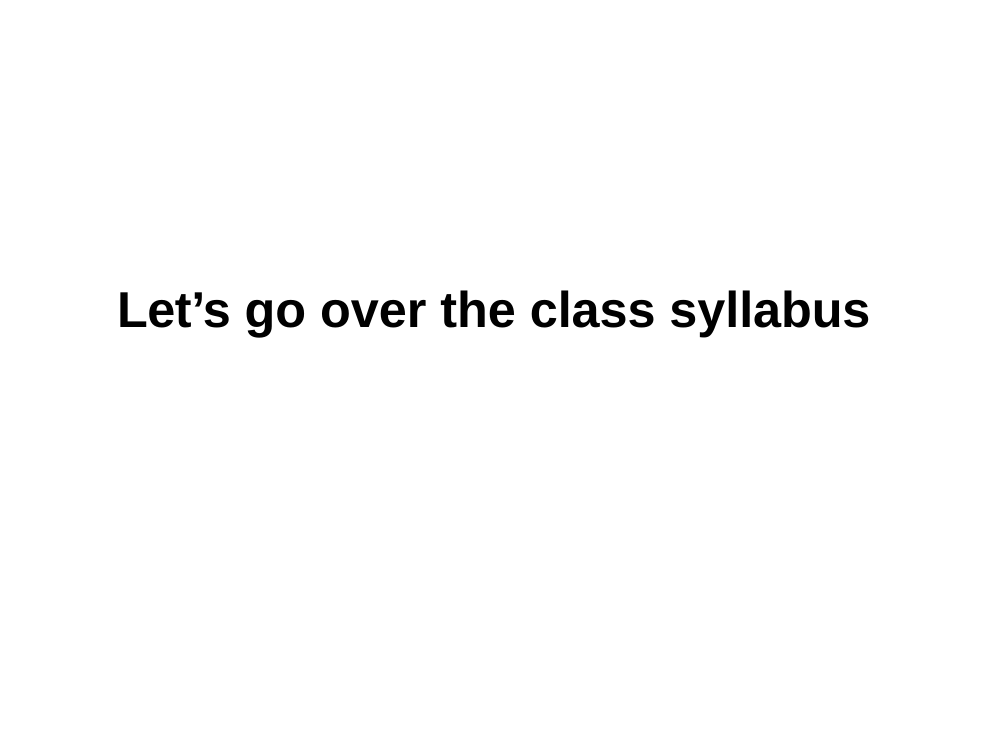
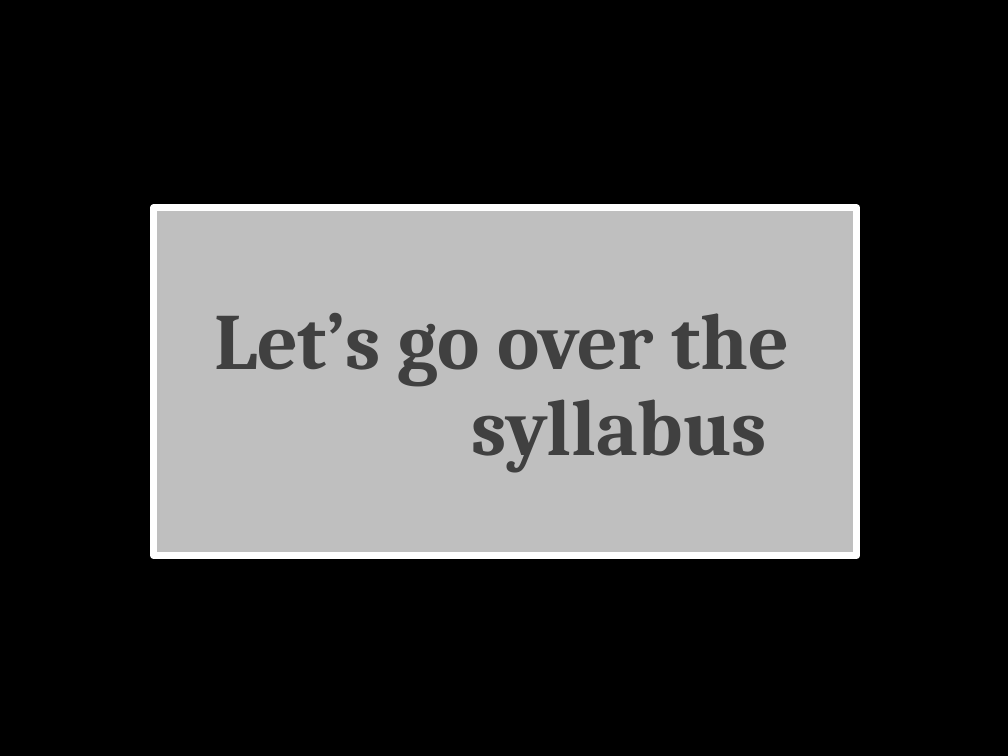
Before and after one commit to PRodriguez19/Intro-to-shell, a slide deck: slide 10 of lectures/Lecture1-MMG3320-Introduction.pptx. Drawn at 1008x756 pixels with LibreOffice and Linux fonts; fonts in the diff are those of the drawing; background and template pictures are left out. Boxes give left, top, right and bottom in pixels: in the first picture for what was removed or moved away, otherwise in the second. Text is boxed around its words. In the diff, an @@ line names an element or a change of style, - is before the commit and + after.

```diff
--- a/lectures/Lecture1-MMG3320-Introduction.pptx
+++ b/lectures/Lecture1-MMG3320-Introduction.pptx
@@ background #FFFFFF to picture (left out) @@
@@ rectangle added at box(153, 208, 857, 555), fill #FFFFFF at 75% opacity, outline #FFFFFF 5 pt @@
@@ title "Let’s go over the syllabus" at box(214, 313, 790, 473): vertical alignment top to middle @@
@@ title at box(214, 313, 790, 473): text changed; size 36 to 57 pt; font Arial to Cambria; text colour #000000 to #404040 @@
-Let’s go over the class syllabus
+Let’s go over the
+syllabus
```
Also in this commit, not shown: 9 other slides changed, 1 slide added, 2 slides removed, 3 other files.
